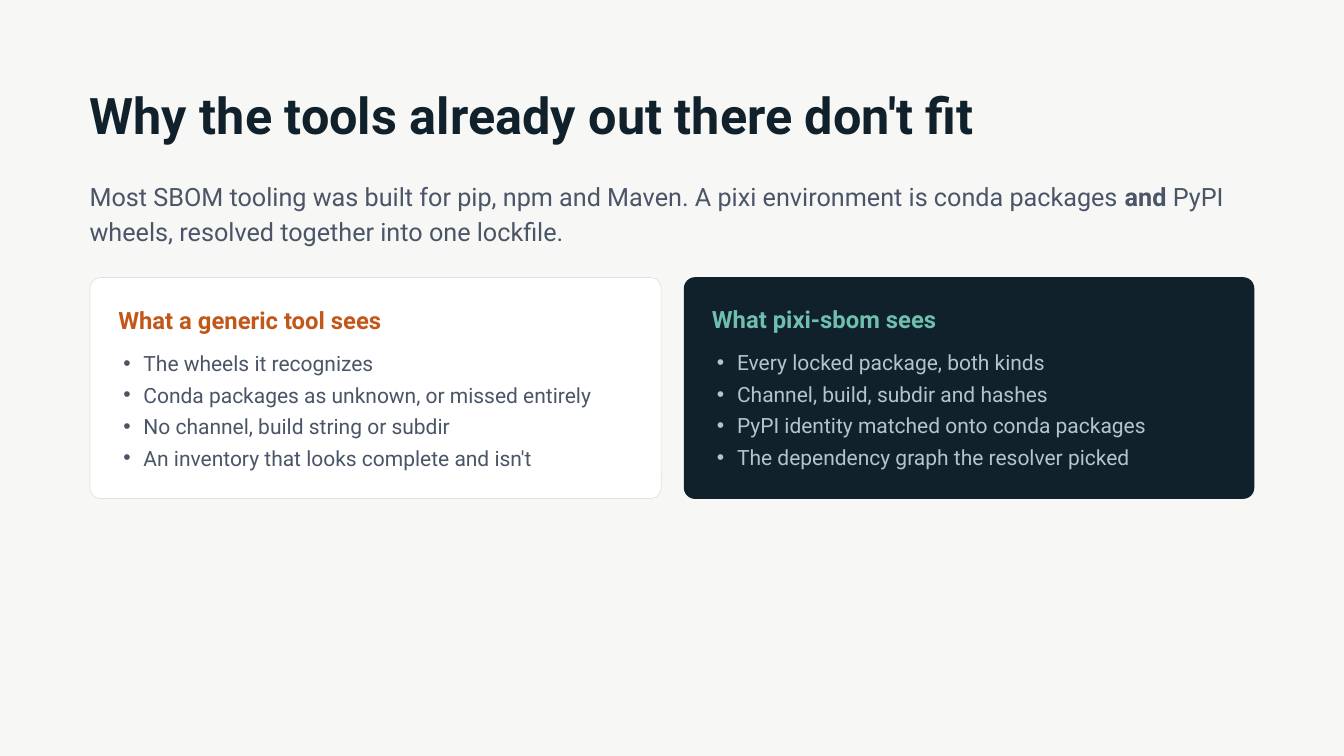
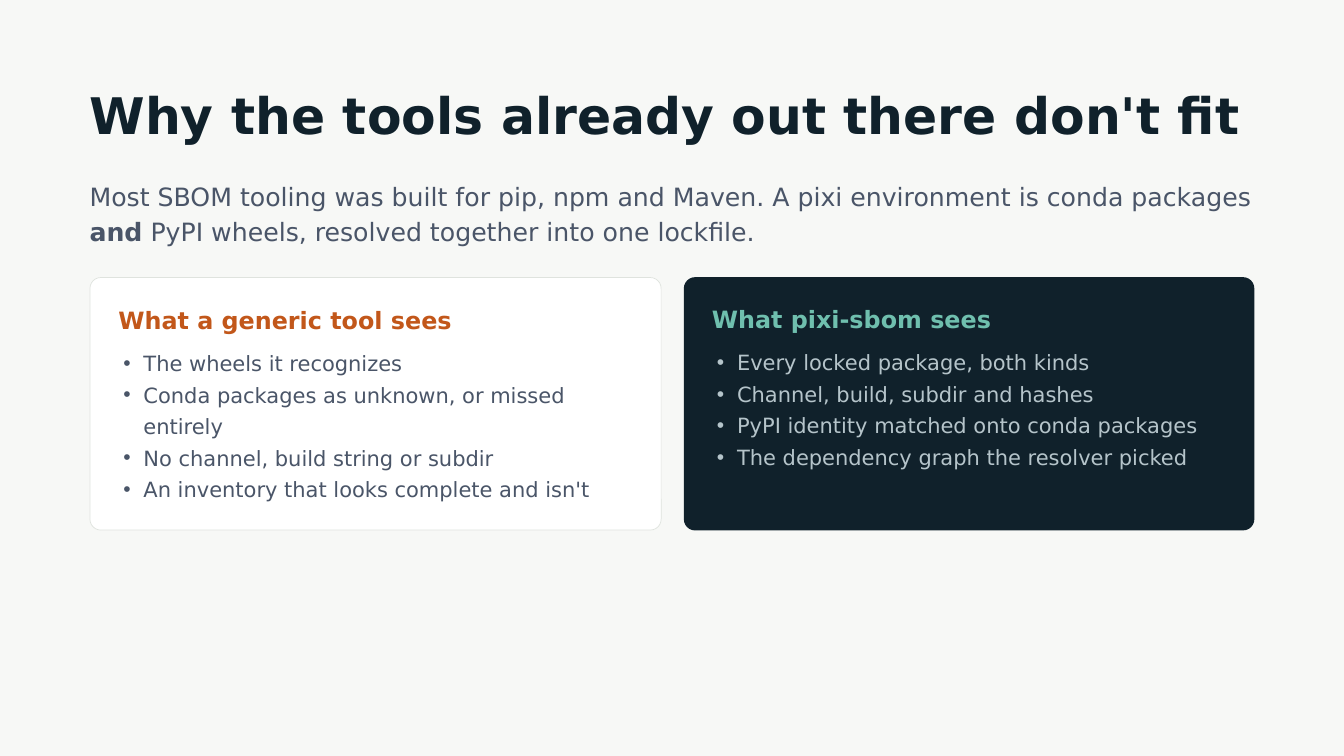
Before and after one commit to aesir-oss/pixi-sbom, a slide deck: slide 5 of docs/presentations/engineering-management/pixi-sbom-engineering.pptx. Drawn at 1344x756 pixels with LibreOffice and Linux fonts; fonts in the diff are those of the drawing. Boxes give left, top, right and bottom in pixels: in the first picture for what was removed or moved away, otherwise in the second. Text is boxed around its words. In the diff, an @@ line names an element or a change of style, - is before the commit and + after.

```diff
--- a/docs/presentations/engineering-management/pixi-sbom-engineering.pptx
+++ b/docs/presentations/engineering-management/pixi-sbom-engineering.pptx
@@ font Roboto to DejaVu Sans in 6 elements at [90,187,1250,247], [118,311,452,334], [712,310,991,333], [737,354,1197,470], [143,355,589,502], [90,95,1239,145] @@
@@ rounded rectangle at [90,277,661,530]: proportions changed @@
@@ rounded rectangle: place and size @@
-rounded rectangle at [90,277,661,498]
+rounded rectangle at [90,277,661,530]
@@ rounded rectangle: place and size @@
-rounded rectangle at [684,277,1254,499]
+rounded rectangle at [684,277,1254,530]
@@ rounded rectangle at [684,277,1254,530]: proportions changed @@
```
Also in this commit, not shown: 10 other slides changed, 1 slide added, 1 slide removed, 16 other files.
